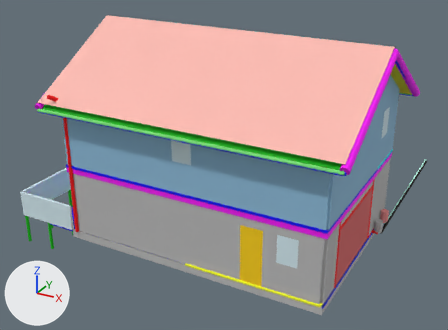
What one commit did to the glTF model sample/model6282.glb.
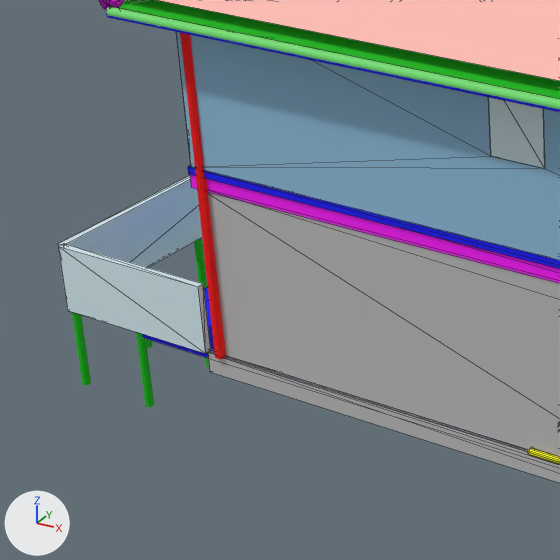
There are two pictures of each version: one whole from a 50 mm lens placed at (15.86, -14.78, 11.74), pointed at (4.51, 5.85, 1.42), one close up on the part from 0% to 44% of the width and 32% to 92% of the height. The axes (+X, +Y, +Z) are drawn at lower left. The lights are the same throughout. The first two pictures are the older version. The close-ups show mesh edges as thin lines.

The first close-up shows 'Affected Floor Area.001', 'Deck Handrail.001', 'Deck Handrail.002', 'Exterior Joinery.004', 'Mid Floor', 'Rainwater Downpipe', 'Rainwater Gutter', 'Roof Corrugated.001', 'Roof Truss', 'Sub Floor Concrete', 'Wall Ext.001', 'Wall Masonry.001' and 9 more.
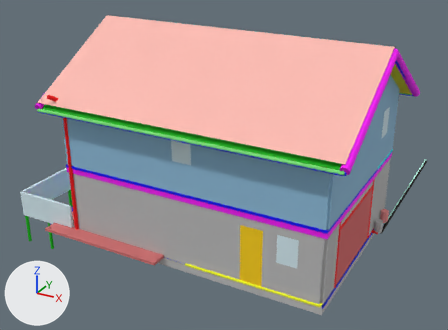
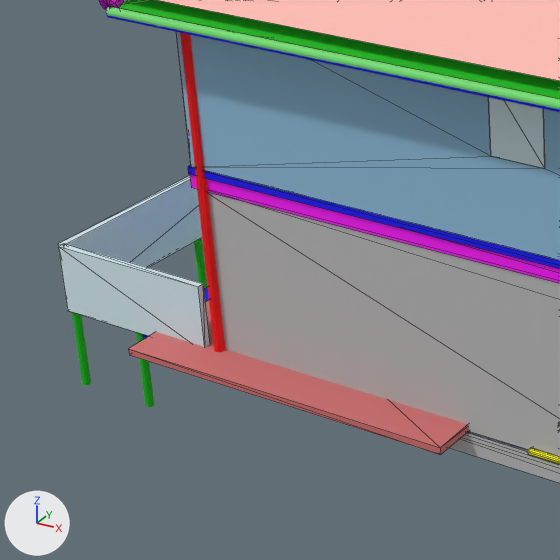
Patch to the scene script:
```diff
--- a/sample/model6282.glb.py
+++ b/sample/model6282.glb.py
@@ mat_0_647_0_165_0_165_1_00 @@
+mat_0_647_0_165_0_165_1_00 = principled_material('0.647 0.165 0.165 1.00')
+mat_0_647_0_165_0_165_1_00.base_color = (0.647, 0.165, 0.165)  # pink #d27171
+mat_0_647_0_165_0_165_1_00.roughness = 0.8
@@ me_deck @@
+me_deck.from_pydata(...)  # a box spanning x 0.0..5.0, y 0.0..2.5, z 0.0..0.1
+me_deck.materials.append(mat_0_647_0_165_0_165_1_00)  # pink #d27171
@@ ob_deck @@
-ob_deck = bpy.data.objects.new('Deck', None)
+ob_deck = bpy.data.objects.new('Deck', me_deck)
 ob_deck.location = (0.0, 0.0, 0.0)
```

Location of each change, (x1, y1, x2, y2) in pixels of the close-ups (560 x 560 px):
'Deck', now drawn (pink)
    after: (128, 300, 468, 455)
'Sub Floor Concrete', unchanged, covered by the edit
    before: (208, 349, 560, 483)
    after: (449, 431, 560, 483)
